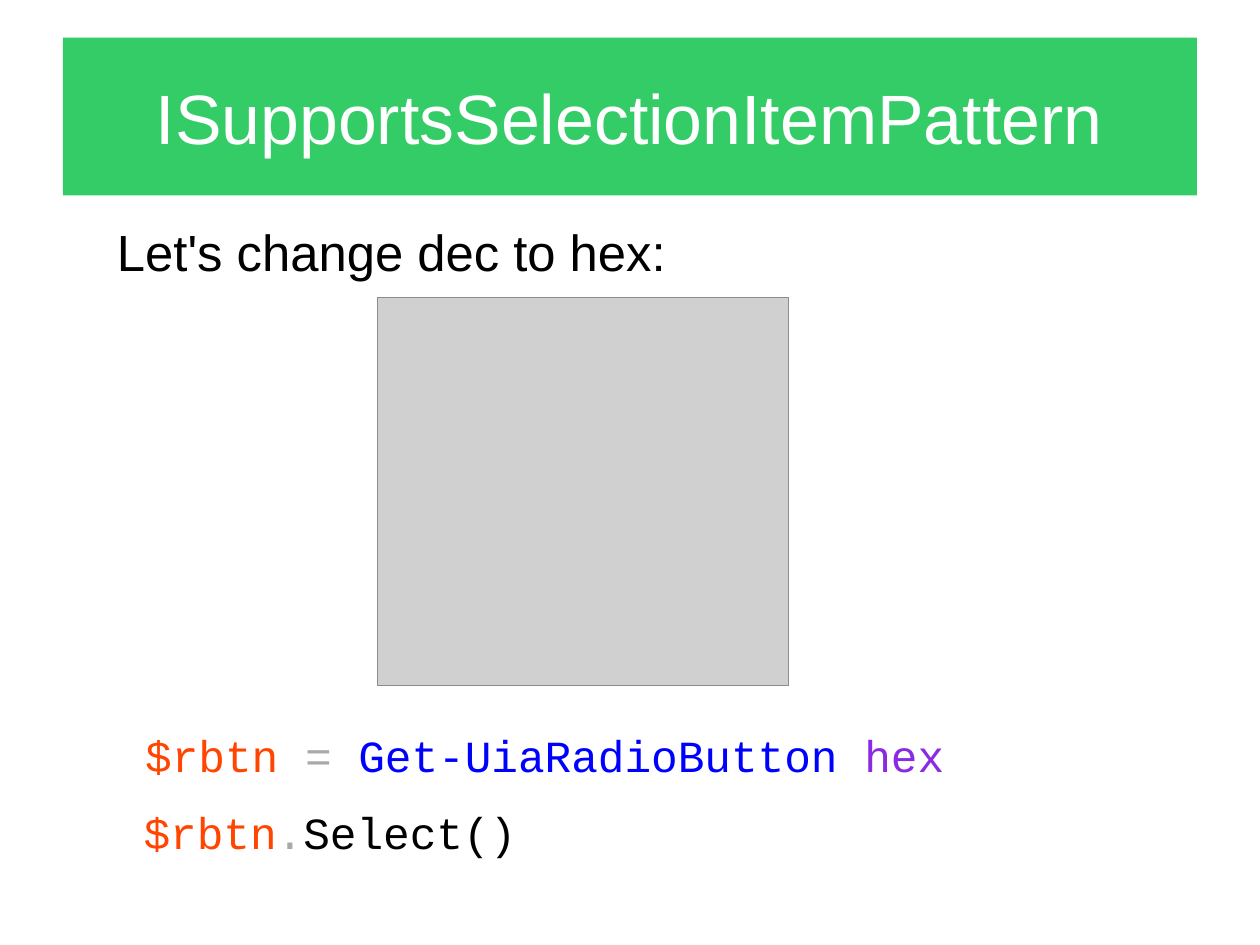
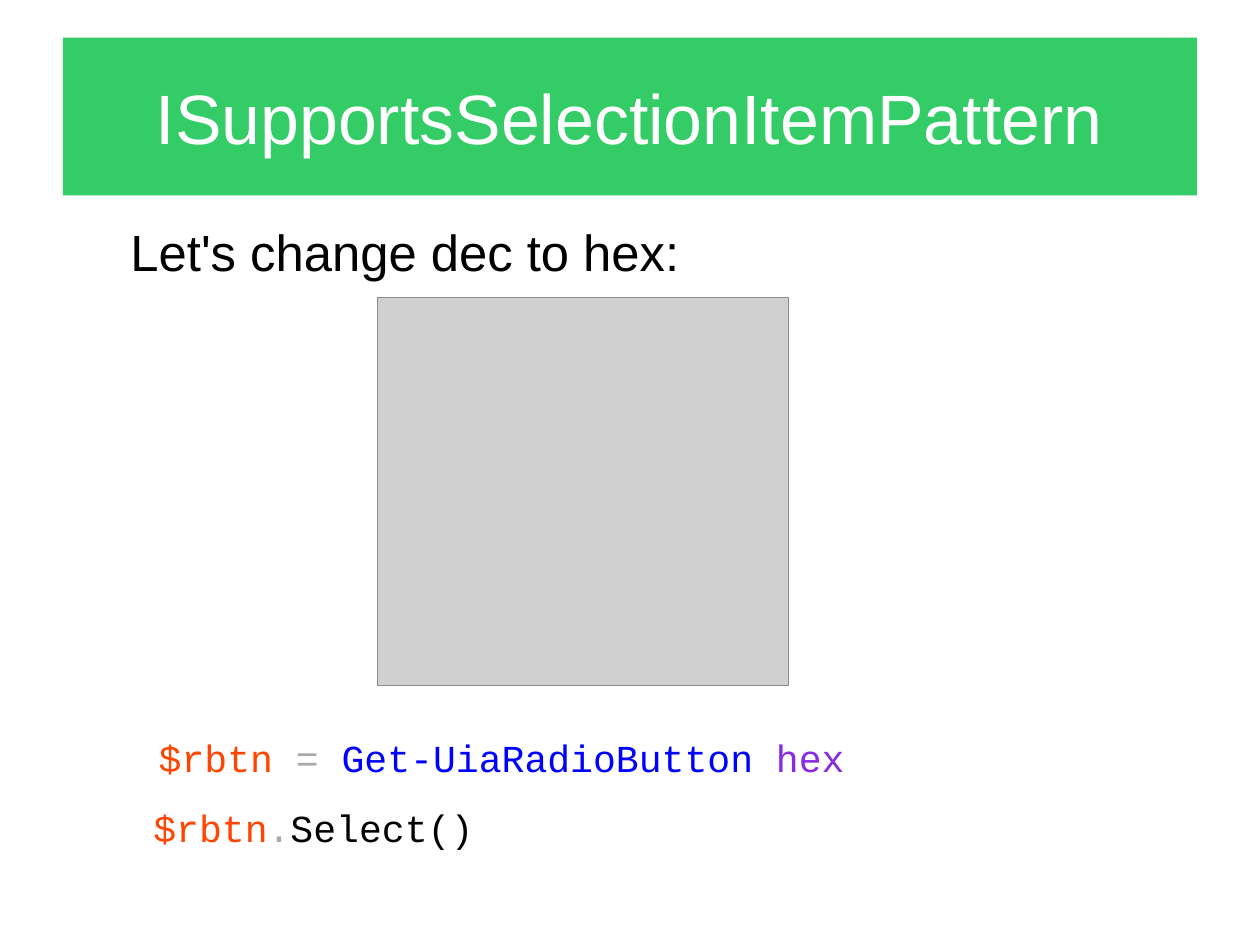
Before and after one commit to apetrovskiy/STUPS, a slide deck: slide 9 of samples/UIAutomation/Presentations/UIAutomation_elements_object_model_part_01.odp (slide 8 before the commit). Drawn at 1260x945 pixels with LibreOffice and Linux fonts; fonts in the diff are those of the drawing; grey boxes stand for pictures. Boxes give left, top, right and bottom in pixels: in the first picture for what was removed or moved away, otherwise in the second. Text is boxed around its words. In the diff, an @@ line names an element or a change of style, - is before the commit and + after.

```diff
--- a/samples/UIAutomation/Presentations/UIAutomation_elements_object_model_part_01.odp
+++ b/samples/UIAutomation/Presentations/UIAutomation_elements_object_model_part_01.odp
@@ text "Let's change dec to hex:": place and size @@
-text "Let's change dec to hex:" at [117,234,944,859]
+text "Let's change dec to hex:" at [130,234,845,850]
@@ text at [153,745,845,850]: size 28 to 24 pt in "$rbtn = Get-UiaRadioButton hex", "$rbtn.Select()" @@
```
Also in this commit, not shown: 11 other slides changed, 6 slides added, 4 slides removed, 1 other file.
